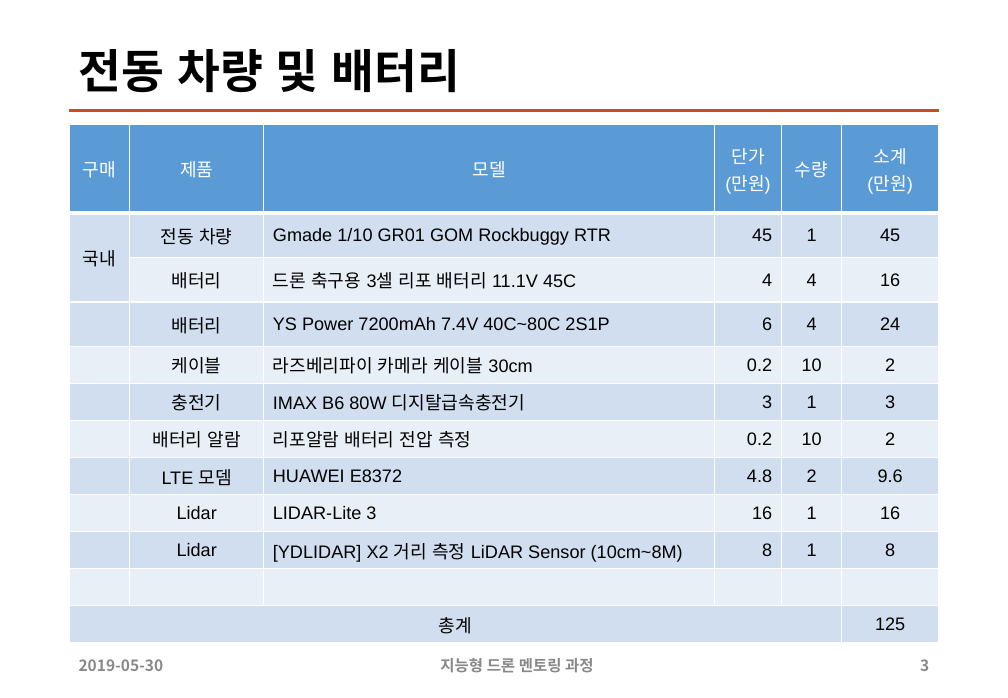
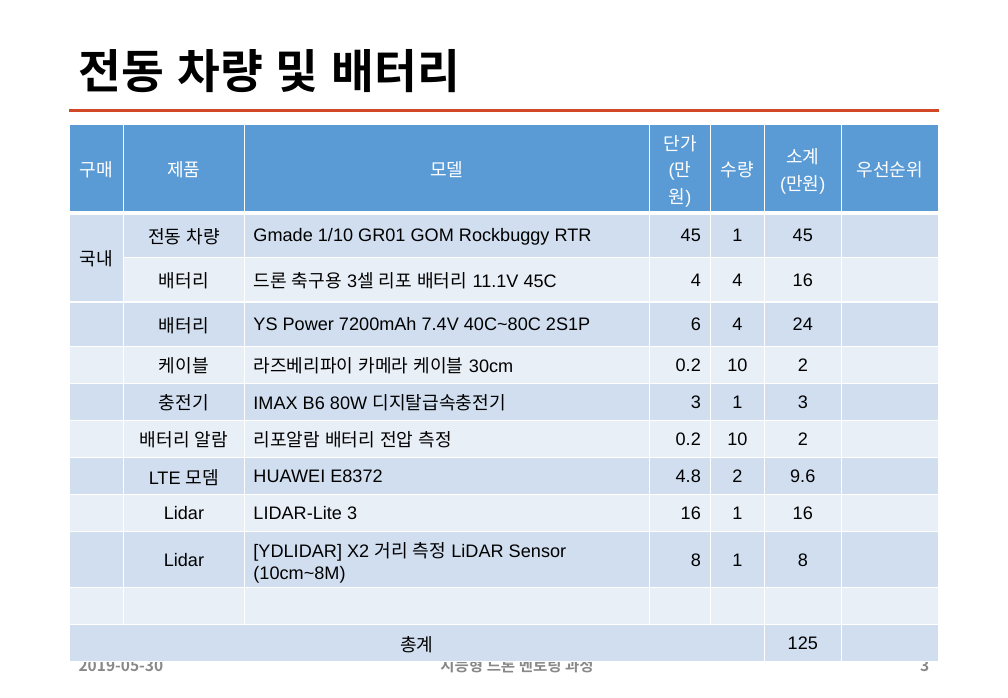
Before and after one commit to sunabove/autopilot_doc, a slide deck: slide 3 of 120 구매/109 자율비행 구매 계획서 9월 1주 V1.1.pptx. Drawn at 1008x698 pixels with LibreOffice and Linux fonts; fonts in the diff are those of the drawing. Boxes give left, top, right and bottom in pixels: in the first picture for what was removed or moved away, otherwise in the second. Text is boxed around its words. In the diff, an @@ line names an element or a change of style, - is before the commit and + after.

```diff
--- a/120 구매/109 자율비행 구매 계획서 9월 1주 V1.1.pptx
+++ b/120 구매/109 자율비행 구매 계획서 9월 1주 V1.1.pptx
@@ table at bbox=[69, 125, 937, 657] @@
+column 7: 우선순위 |  |  |  |  |  |  |  |  |  |  | 
```
Also in this commit, not shown: 2 other slides changed, 10 other files.
